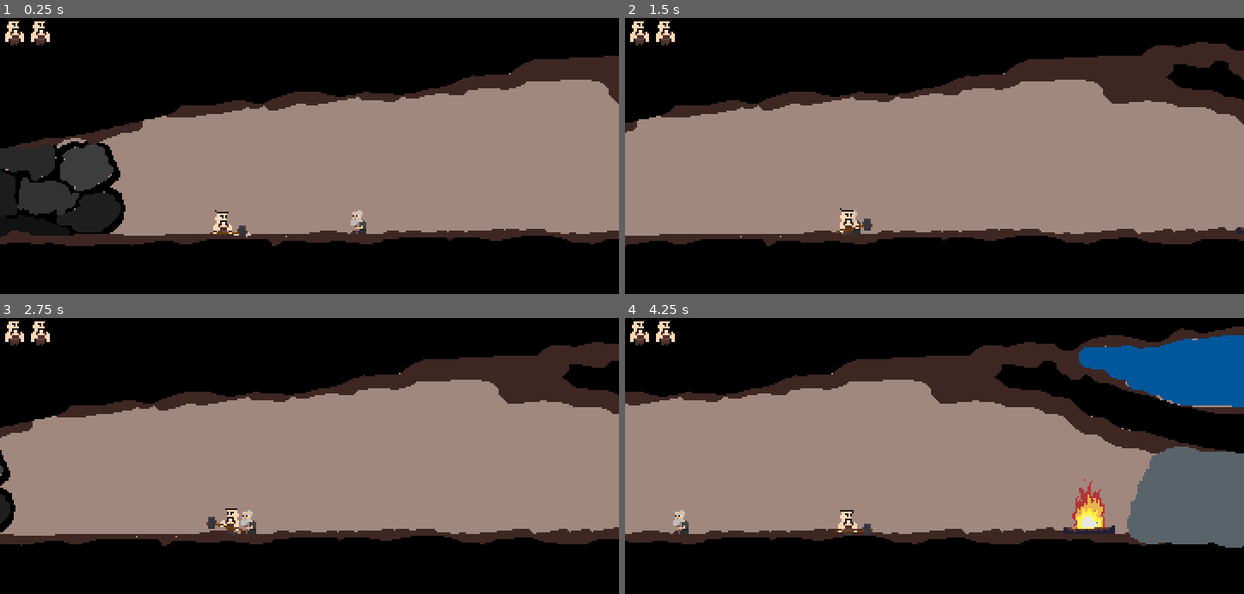
Above: before the commit, frames 1-4 (two rows, left to right).
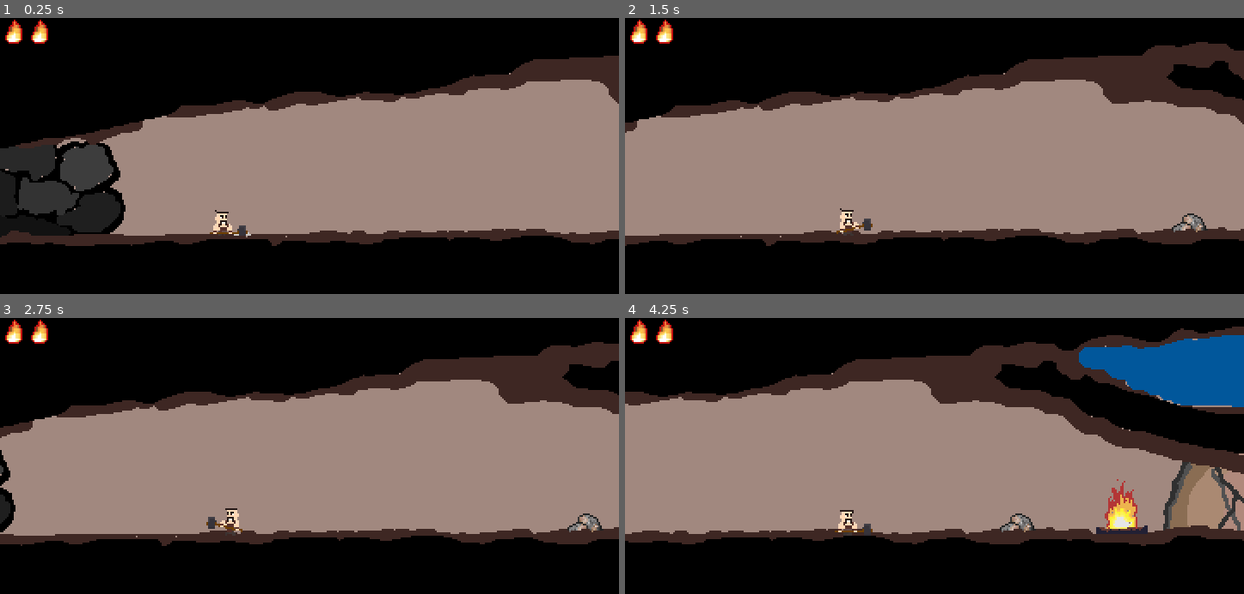
Above: after the commit, the same moments.

Repository: grapdega/deli-demir
Game: Godot game, scene res://sahneler/bolumler/bolum1.tscn
Two runs of this game, one before a commit and one after it. Both use one fixed random seed, a clock stepped at 60 frames per second and the inputs below. This scene is started directly instead of the project's main scene.
Inputs:
- Up to frame 1 (0.25 s): no input
- Up to frame 2 (1.5 s): tap Enter (ui_accept) at 0.5, 0.77 s; hold Right (ui_right) from 0.53 s (still down)
- Up to frame 3 (2.75 s): tap Enter (ui_accept) at 1.52 s; release Right (ui_right) at 2.03 s; hold Left (ui_left) from 2.03 s (still down)
- Up to frame 4 (4.25 s): release Left (ui_left) at 2.78 s; hold Right (ui_right) from 2.78 s (still down); tap Enter (ui_accept) at 3.02, 3.77 s

The runs differ from the first frame. In frame 1, 0.6% of the frame differs, in the area x 0-60%, y 0-79%; in frame 2, 0.7%; in frame 3, 0.7%; in frame 4, 7.9%, in the area x 0-100%, y 0-84%.

Commit message:
added new draws

Diff:
--- a/sahneler/bolumler/bolum1.tscn
+++ b/sahneler/bolumler/bolum1.tscn
@@ -4,7 +4,7 @@
 [ext_resource type="PackedScene" uid="uid://ciebyc4dfwf7a" path="res://sahneler/karakter/ateş.tscn" id="1_lsywx"]
 [ext_resource type="Script" uid="uid://biq8jplph61r8" path="res://sahneler/bolumler/bolum_1.gd" id="1_pcyvn"]
 [ext_resource type="PackedScene" uid="uid://qqwfi0hl7del" path="res://sahneler/oyuncu/oyuncu.tscn" id="2_qi8xi"]
-[ext_resource type="Texture2D" uid="uid://bg1noia2rfi3k" path="res://kaynak/resim/cevdet.png" id="3_ll4k0"]
+[ext_resource type="Texture2D" uid="uid://bgrvi5b76p836" path="res://kaynak/resim/atas-icon.png" id="3_ll4k0"]
 [ext_resource type="Texture2D" uid="uid://byb26rkn5w4q5" path="res://kaynak/resim/fire-Sheet.png" id="3_qi8xi"]
 
 [sub_resource type="RectangleShape2D" id="RectangleShape2D_lsywx"]
@@ -90,12 +90,12 @@
 [node name="atas" type="StaticBody2D" parent="." groups=["ataş"]]
 
 [node name="AnimatedSprite2D" type="AnimatedSprite2D" parent="atas"]
-position = Vector2(446, 110)
+position = Vector2(465, 110)
 scale = Vector2(0.5, 0.5)
 sprite_frames = SubResource("SpriteFrames_c8oup")
 autoplay = "default"
 frame_progress = 0.722345
 
 [node name="CollisionShape2D" type="CollisionShape2D" parent="atas"]
-position = Vector2(446, 110)
+position = Vector2(465, 110)
 shape = SubResource("RectangleShape2D_upmh6")
Binary file added: kaynak/resim/atas-icon.png
Not shown, added: kaynak/resim/atas-icon.png.import
Binary file changed: kaynak/resim/bolum1.png
Binary file added: kaynak/resim/buhar-Sheet.png
Not shown, added: kaynak/resim/buhar-Sheet.png.import
Binary file added: kaynak/resim/dedem.png
Binary file added: kaynak/resim/komur.png
Not shown, added: kaynak/resim/komur.png.import
Binary file added: kaynak/resim/sonmusates.png
Not shown, added: kaynak/resim/sonmusates.png.import
Binary file added: kaynak/resim/su.png
Not shown, added: kaynak/resim/su.png.import
